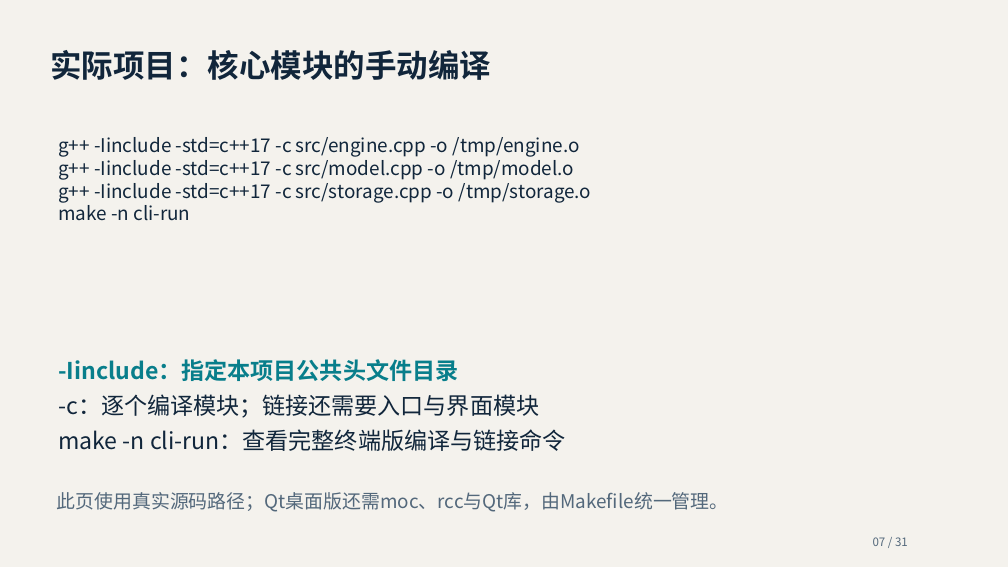
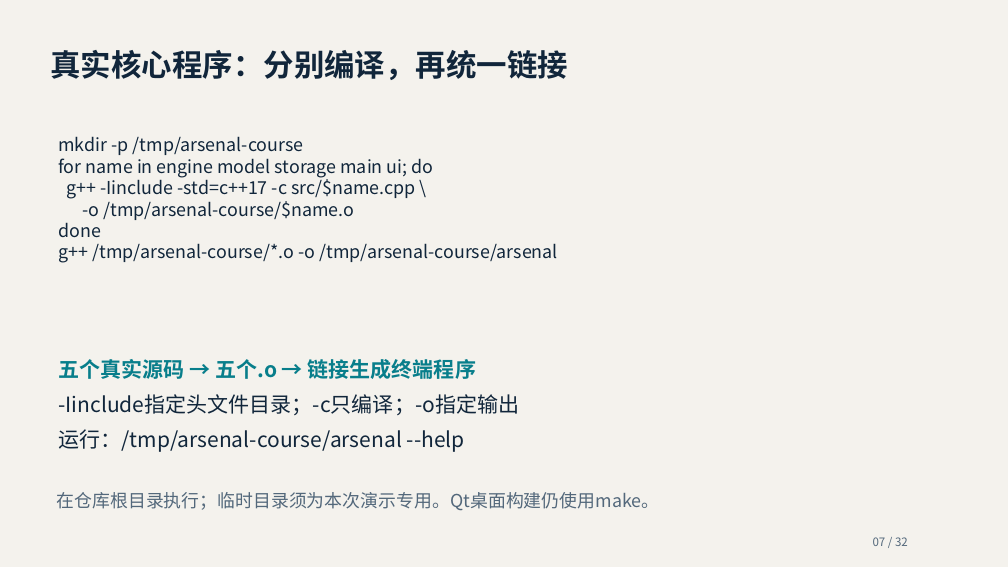
Before and after one commit to shanshiang32/arsenal-linux, a slide deck: slide 7 of docs/submission/arsenal-linux-presentation-revised.pptx. Drawn at 1008x567 pixels with LibreOffice and Linux fonts; fonts in the diff are those of the drawing. Boxes give left, top, right and bottom in pixels: in the first picture for what was removed or moved away, otherwise in the second. Text is boxed around its words. In the diff, an @@ line names an element or a change of style, - is before the commit and + after.

Commit message:
docs: align course deliverables, complete build examples and synchronize reports

```diff
--- a/docs/submission/arsenal-linux-presentation-revised.pptx
+++ b/docs/submission/arsenal-linux-presentation-revised.pptx
@@ text at <box>50,50,568,80</box>: text changed; size 30 to 29 pt @@
-实际项目：核心模块的手动编译
+真实核心程序：分别编译，再统一链接
@@ text at <box>58,136,558,263</box>: text changed; size 18 to 17 pt @@
-g++ -Iinclude -std=c++17 -c src/engine.cpp -o /tmp/engine.o
-g++ -Iinclude -std=c++17 -c src/model.cpp -o /tmp/model.o
-g++ -Iinclude -std=c++17 -c src/storage.cpp -o /tmp/storage.o
-make -n cli-run
+mkdir -p /tmp/arsenal-course
+for name in engine model storage main ui; do
+g++ -Iinclude -std=c++17 -c src/$name.cpp \
+-o /tmp/arsenal-course/$name.o
+done
+g++ /tmp/arsenal-course/*.o -o /tmp/arsenal-course/arsenal
@@ text at <box>58,359,476,379</box>: text changed; size 22 to 20 pt @@
--Iinclude：指定本项目公共头文件目录
+五个真实源码 → 五个.o → 链接生成终端程序
@@ text at <box>58,394,519,415</box>: text changed; size 22 to 20 pt @@
--c：逐个编译模块；链接还需要入口与界面模块
+-Iinclude指定头文件目录；-c只编译；-o指定输出
@@ text at <box>58,429,465,452</box>: text changed; size 22 to 20 pt @@
-make -n cli-run：查看完整终端版编译与链接命令
+运行：/tmp/arsenal-course/arsenal --help
@@ text at <box>57,492,660,510</box>: text changed; size 18 to 17 pt @@
-此页使用真实源码路径；Qt桌面版还需moc、rcc与Qt库，由Makefile统一管理。
+在仓库根目录执行；临时目录须为本次演示专用。Qt桌面构建仍使用make。
```
Also in this commit, not shown: 30 other slides changed, 1 slide added, 8 other files.
